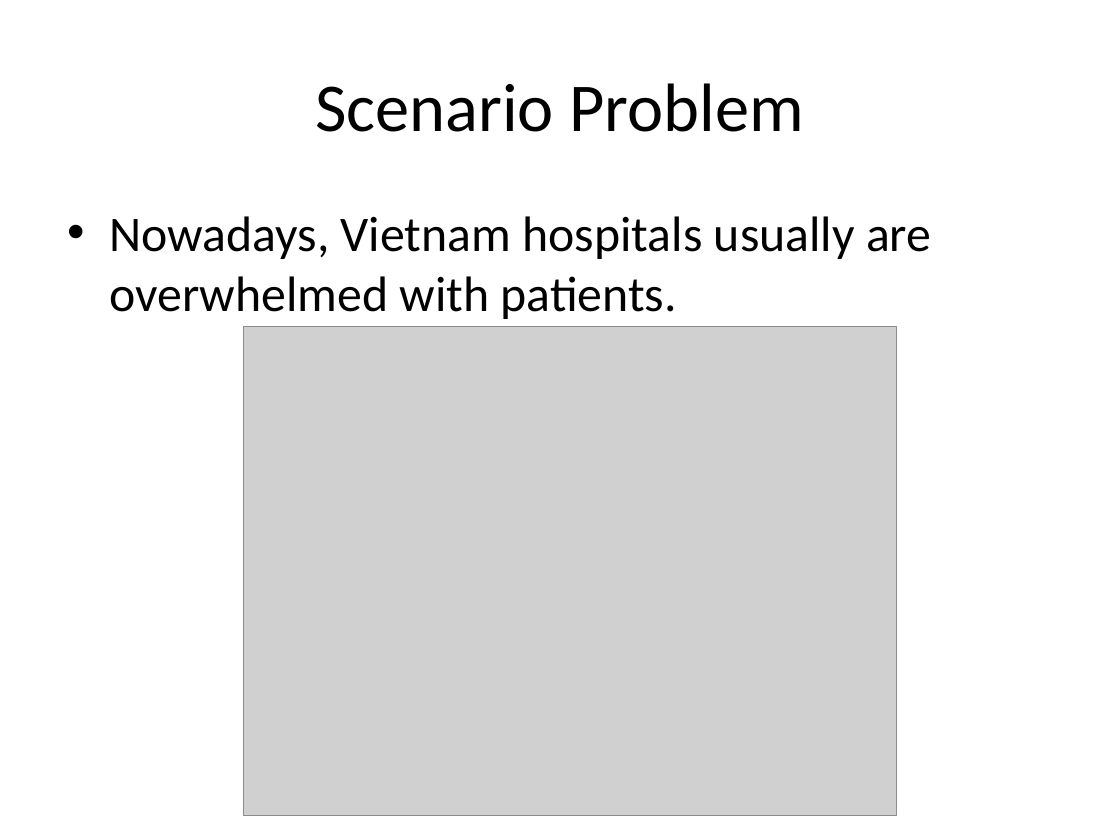
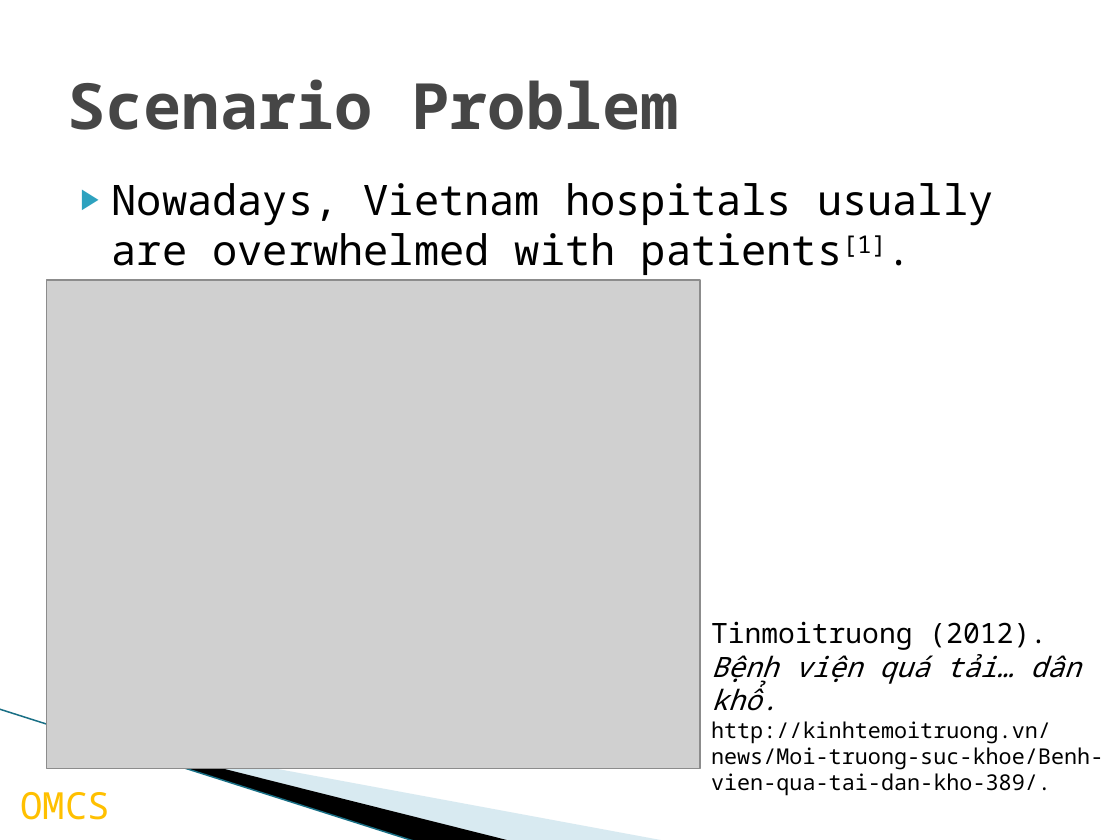
Before and after one commit to palaniellappank/online-medical-consultant-system, a slide deck: slide 4 of Document/OMCS_Slide.pptx. Drawn at 1120x840 pixels with LibreOffice and Linux fonts; fonts in the diff are those of the drawing; grey boxes stand for pictures; background and template pictures are left out. Boxes give left, top, right and bottom in pixels: in the first picture for what was removed or moved away, otherwise in the second. Text is boxed around its words. In the diff, an @@ line names an element or a change of style, - is before the commit and + after.

```diff
--- a/Document/OMCS_Slide.pptx
+++ b/Document/OMCS_Slide.pptx
@@ title "Scenario Problem" at bbox=[67, 79, 679, 130]: size 44 to 41 pt, font Calibri to Noto Sans Mono, text colour #000000 to #464646, bold on; alignment centre to left @@
@@ text at bbox=[112, 183, 993, 275]: text changed; size 32 to 27 pt; font Calibri to Noto Sans Mono @@
-• Nowadays, Vietnam hospitals usually are overwhelmed with patients.
+▶ Nowadays, Vietnam hospitals usually are overwhelmed with patients[1].
@@ picture: place and size @@
-picture at bbox=[243, 327, 896, 815]
+picture at bbox=[47, 280, 700, 768]
@@ text added at bbox=[711, 621, 1103, 796], 14 pt, text #000000 @@
+Tinmoitruong (2012).
+Bệnh viện quá tải… dân khổ.
+http://kinhtemoitruong.vn/news/Moi-truong-suc-khoe/Benh-vien-qua-tai-dan-kho-389/.
@@ line added from (0, 709) to (416, 840), #97C5D8 0.95 pt @@
@@ freeform shape added at bbox=[59, 727, 512, 840], fill #000000 @@
@@ freeform shape added at bbox=[62, 728, 666, 840], fill #A0CBDC at 40% opacity @@
@@ text added at bbox=[20, 792, 110, 820], 24 pt, text #FFC000 @@
+OMCS
```
Also in this commit, not shown: 16 other slides changed, 4 slides added, 1 slide removed.
